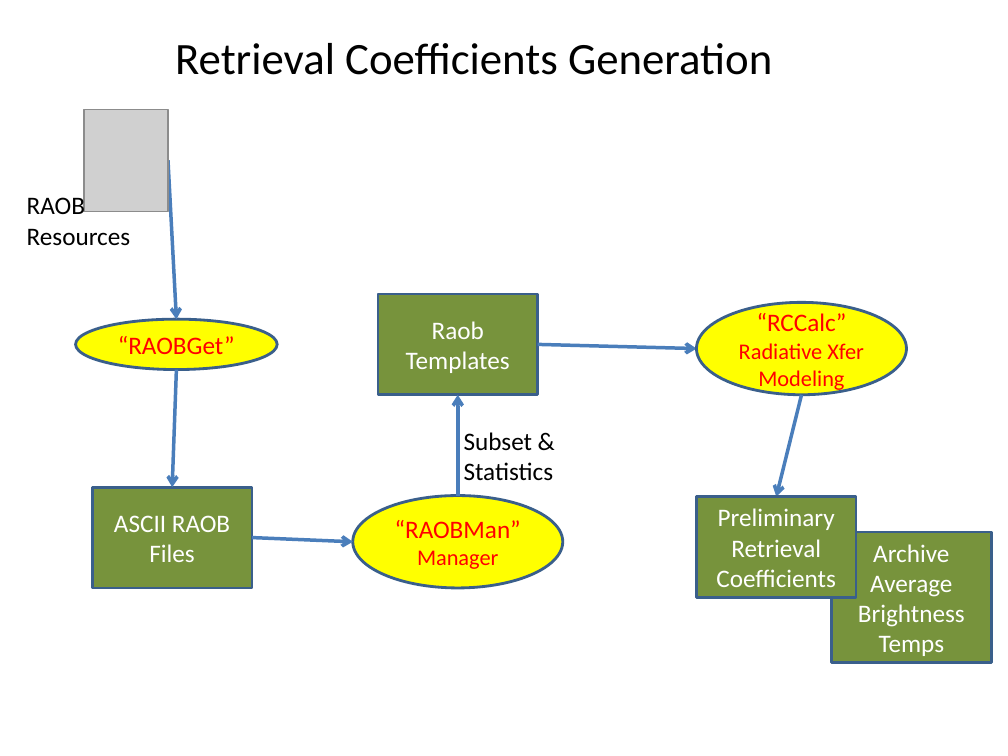
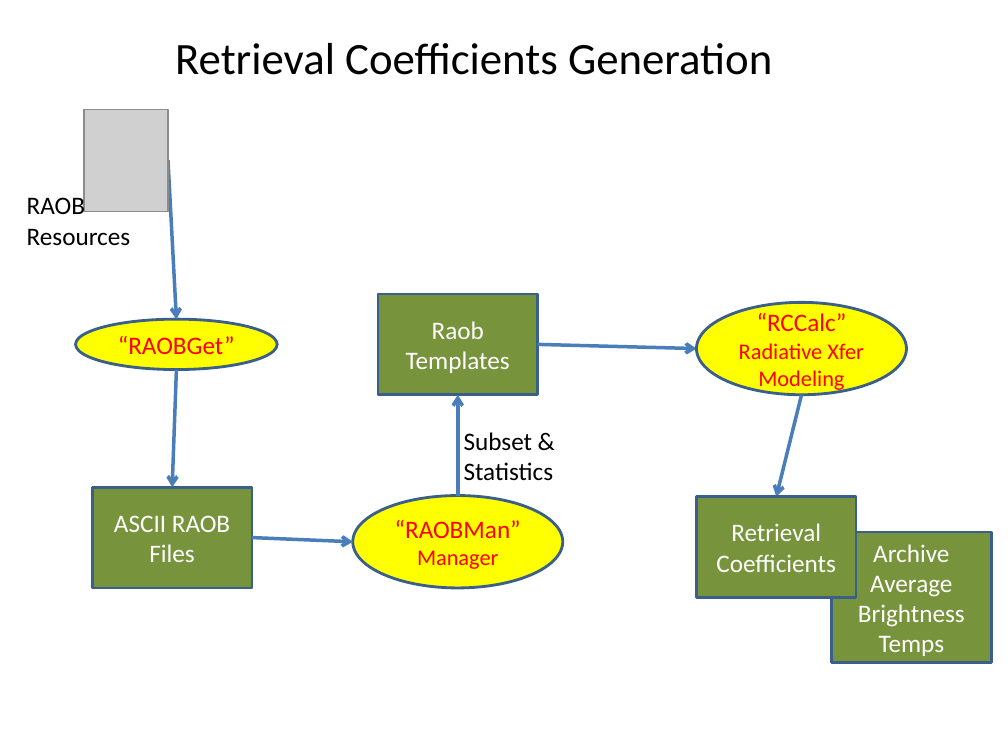
Before and after one commit to NCAR/nimbus, a slide deck: slide 4 of instruments/mtp/doc/MTP_Brainstorming_Mar_2015.pptx. Drawn at 1008x756 pixels with LibreOffice and Linux fonts; fonts in the diff are those of the drawing; grey boxes stand for pictures. Boxes give left, top, right and bottom in pixels: in the first picture for what was removed or moved away, otherwise in the second. Text is boxed around its words. In the diff, an @@ line names an element or a change of style, - is before the commit and + after.

```diff
--- a/instruments/mtp/doc/MTP_Brainstorming_Mar_2015.pptx
+++ b/instruments/mtp/doc/MTP_Brainstorming_Mar_2015.pptx
@@ text in rectangle at box(716, 523, 836, 572): text changed @@
-Preliminary Retrieval Coefficients
+Retrieval Coefficients
```
Also in this commit, not shown: 3 other slides changed, 4 slides added.
